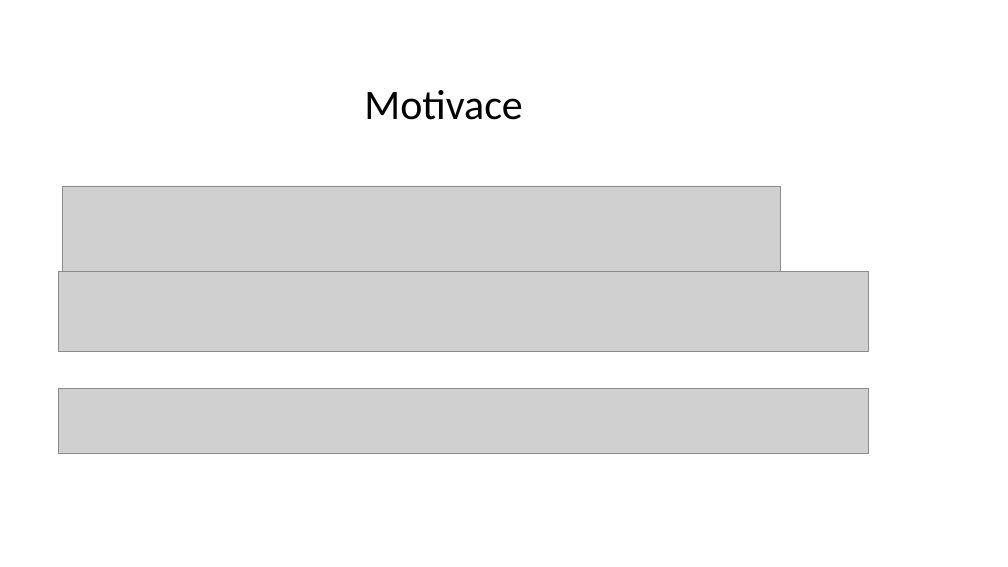
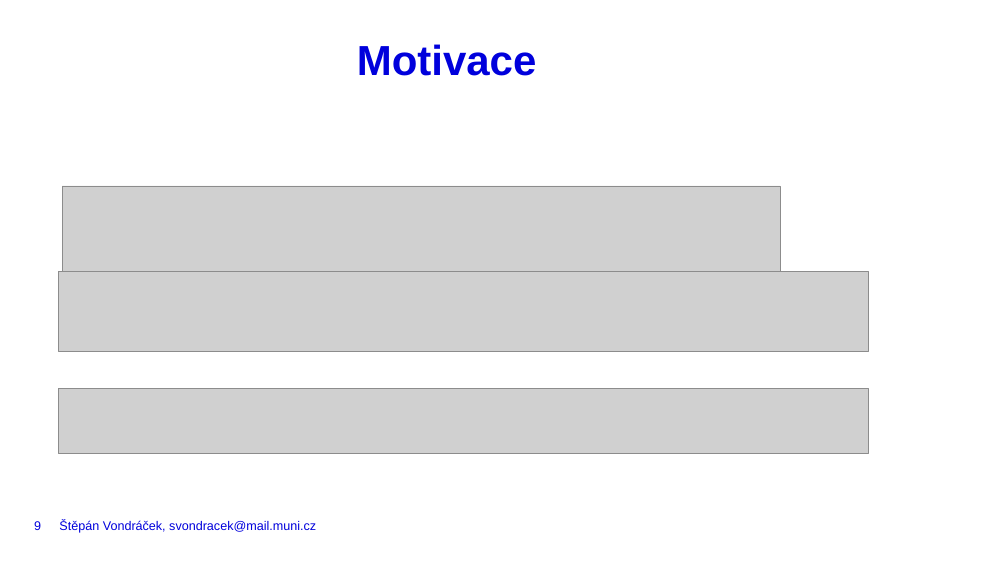
Before and after one commit to VondracekS/ESF_Workshop_BestCodingPractices, a slide deck: slide 9 of BCP_Workshop.pptx. Drawn at 1008x567 pixels with LibreOffice and Linux fonts; fonts in the diff are those of the drawing; grey boxes stand for pictures. Boxes give left, top, right and bottom in pixels: in the first picture for what was removed or moved away, otherwise in the second. Text is boxed around its words. In the diff, an @@ line names an element or a change of style, - is before the commit and + after.

Commit message:
moving presentation to MUNI template§

```diff
--- a/BCP_Workshop.pptx
+++ b/BCP_Workshop.pptx
@@ title "Motivace" at (x1=357, y1=44, x2=537, y2=76): font Calibri to Arial, text colour #000000 to #0000DC, bold on; line spacing 0.9 to 40pt; vertical alignment middle to top @@
@@ page number added at (x1=34, y1=521, x2=41, y2=530), 12 pt, text #0000DC @@
+9
@@ text added at (x1=59, y1=520, x2=316, y2=533), 12 pt, text #0000DC @@
+Štěpán Vondráček, svondracek@mail.muni.cz
```
Also in this commit, not shown: 12 other slides changed, 6 slides added, 8 slides removed.
